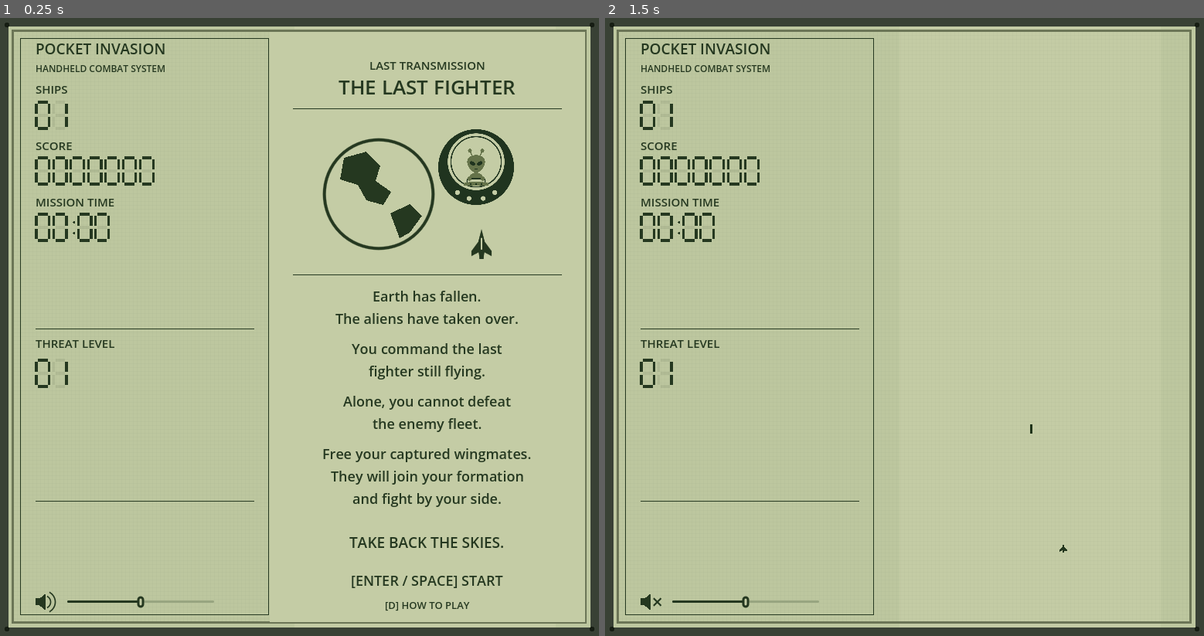
Above: before the commit, frames 1-2 (left to right).
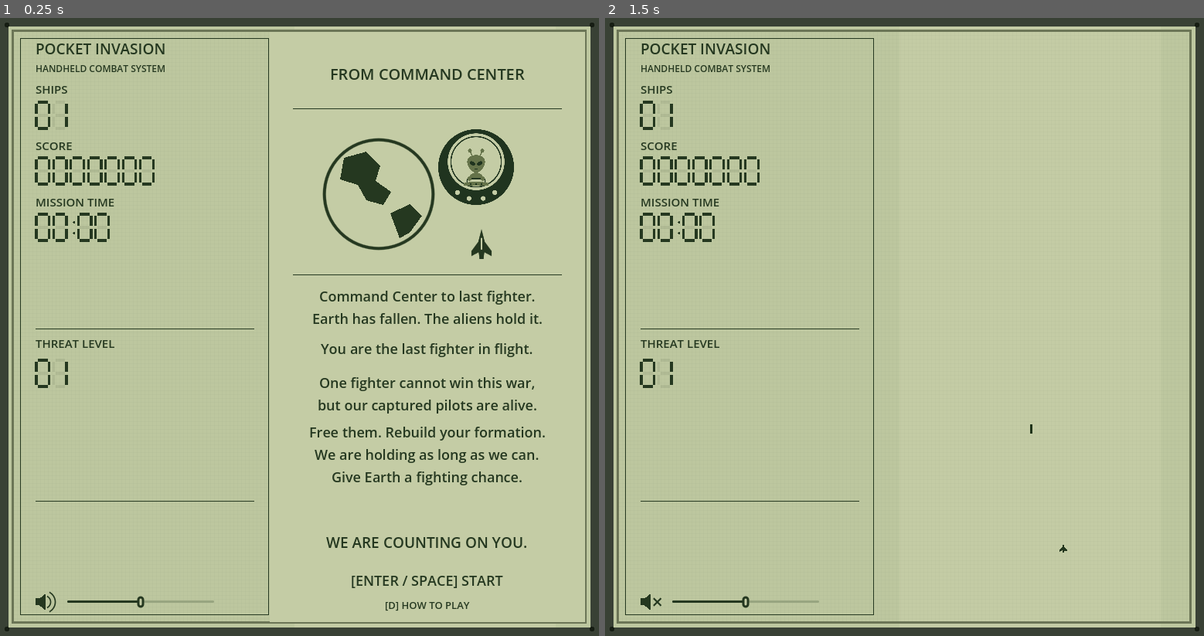
Above: after the commit, the same moments.

Repository: barmassimo/pocket-invasion
Game: Godot game, scene res://scenes/main.tscn
The game is run twice, just before and just after one commit, with the same random seed, the same clock (stepped at 60 frames per second) and the same inputs.
Inputs (mouse positions are in pixels of both pictures, inside the frame that each line leads up to):
- Up to frame 1 (0.25 s): no input
- Up to frame 2 (1.5 s): click (652, 598) at 0.5 s; tap Enter at 1.25 s; move the mouse to (1036, 296) at 1.27 s; hold D from 1.28 s (still down); tap Ctrl at 1.35 s; click (1036, 296) at 1.42 s

The runs differ from the first frame. In frame 1, 3.9% of the frame differs, in the area x 51-91%, y 7-86%; in frame 2, nothing differs.

Commit message:
Rewrite intro as an urgent command center message

Diff:
--- a/game/scripts/story_intro.gd
+++ b/game/scripts/story_intro.gd
@@ -10,13 +10,12 @@
 	mouse_filter = Control.MOUSE_FILTER_IGNORE
 	font.font_names = PackedStringArray(["Consolas", "Courier New"])
 	font.font_weight = 700
-	paragraph(47, "LAST TRANSMISSION", 15)
-	paragraph(79, "THE LAST FIGHTER", 26)
-	paragraph(347, "Earth has fallen.\nThe aliens have taken over.", 18)
-	paragraph(415, "You command the last\nfighter still flying.", 18)
-	paragraph(483, "Alone, you cannot defeat\nthe enemy fleet.", 18)
-	paragraph(551, "Free your captured wingmates.\nThey will join your formation\nand fight by your side.", 18)
-	paragraph(666, "TAKE BACK THE SKIES.", 19)
+	paragraph(60, "FROM COMMAND CENTER", 20)
+	paragraph(347, "Command Center to last fighter.\nEarth has fallen. The aliens hold it.", 18)
+	paragraph(415, "You are the last fighter in flight.", 18)
+	paragraph(459, "One fighter cannot win this war,\nbut our captured pilots are alive.", 18)
+	paragraph(523, "Free them. Rebuild your formation.\nWe are holding as long as we can.\nGive Earth a fighting chance.", 18)
+	paragraph(666, "WE ARE COUNTING ON YOU.", 19)
 	paragraph(715, "[ENTER / SPACE] START", 18)
 	paragraph(746, "[D] HOW TO PLAY", 13)
 
